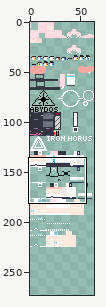
Edited in one commit: sprite sheet (textures/main.png). The picture above shows the old version from afar; the outline marks the close-up.
Close-up. Before the commit:
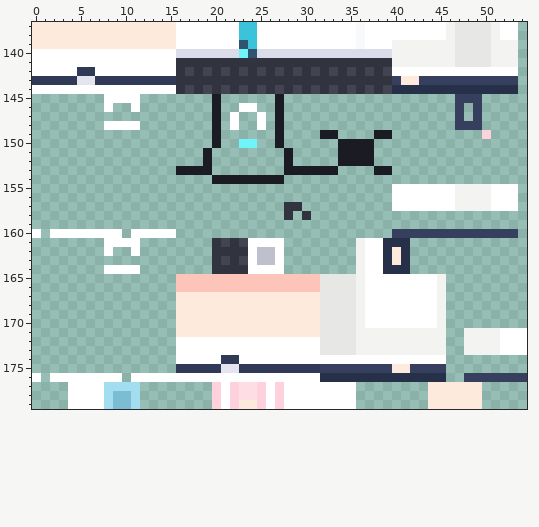
The file is 64x273 pixels. Colours within 5 levels of each other are drawn and written as one. Shown: x 0..54, y 137..179. The commit also changed other parts of the picture, which this record leaves out.
After the commit:
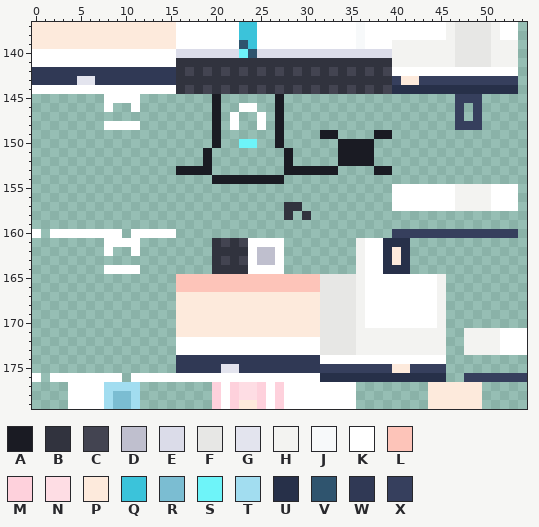
Palette (. is transparent): A #1a1b23  B #31333e  C #434451  D #bfbfce  E #dbdce9  F #e7e7e5  G #e3e4ee  H #f3f3f1  J #f7f9fa  K #ffffff  L #fdc4b9  M #fed1dc  N #fedde4  P #fdeadc  Q #3bc3da  R #7bbdd2  S #6ef4f9  T #a2ddf0  U #273049  V #2f546e  W #303955  X #363f5d
Change:
@@ x 0..17 @@
 141 KKKKKKKKKKKKKKKKBB
-142 KKKKKWWKKKKKKKKKBC
+142 WWWWWWWWWWWWWWWWBC
 143 WWWWWGGWWWWWWWWWBB
@@ x 48..52 @@
 148 XX...
-149 ..M..
+149 .....
 150 .....
@@ x 14..33 @@
 173 ..KKKKKKKKKKKKKKKKFF
-174 ..KKKKKWWKKKKKKKKKKK
+174 ..WWWWWWWWWWWWWWWWKK
 175 ..WWWWWGGWWWWWWWWWXX
Where, in picture pixels (left, top, right, bottom), the same in both close-ups:
changed: (32, 67, 176, 76)
erased: (482, 130, 491, 139)
changed: (176, 355, 320, 364)
